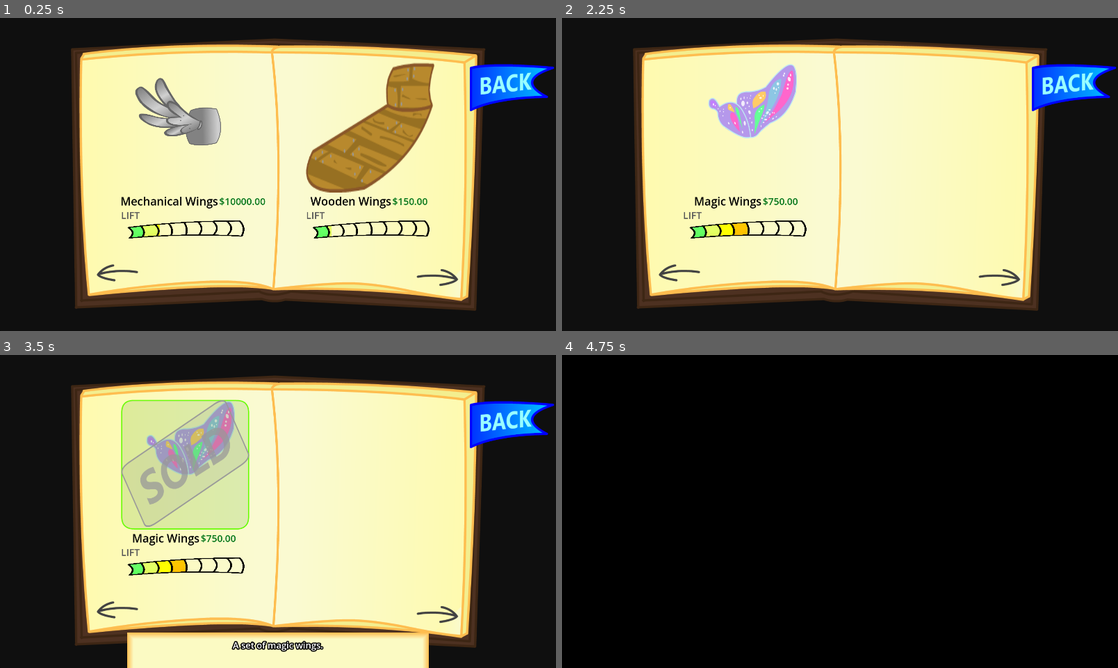
Above: before the commit, frames 1-4 (two rows, left to right).
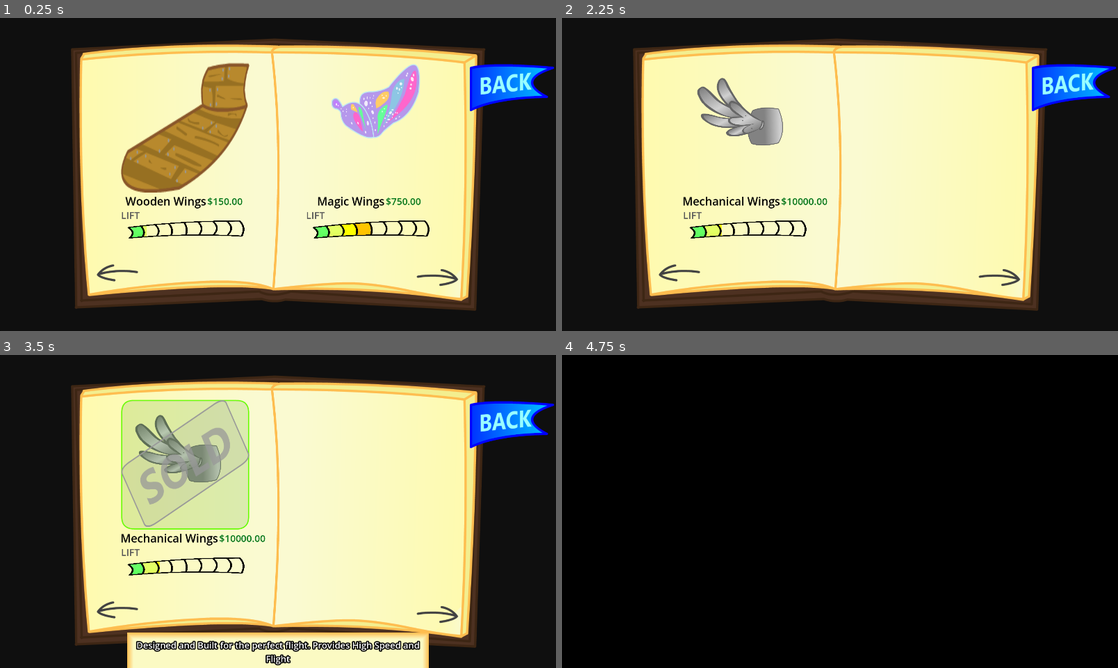
Above: after the commit, the same moments.

Repository: 100-Devs-1-Game/FlightOfHarmony
Game: Godot game, scene res://shop/upgrade_book/upgrade_book.tscn
The game is run twice, just before and just after one commit, with the same random seed, the same clock (stepped at 60 frames per second) and the same inputs.
Inputs (mouse positions are in pixels of both pictures, inside the frame that each line leads up to):
- Up to frame 1 (0.25 s): no input
- Up to frame 2 (2.25 s): click (1001, 277) at 0.5 s; click (1001, 277) at 1.25 s; click (678, 271) at 2 s
- Up to frame 3 (3.5 s): click (183, 464) at 2.75 s
- Up to frame 4 (4.75 s): click (1073, 423) at 3.5 s; tap Enter at 4.25 s; move the mouse to (962, 495) at 4.27 s; hold D (rotate_right) from 4.28 s (still down); hold Space (propulsion) from 4.28 s (still down)

The runs differ from the first frame. In frame 1, 12% of the frame differs, in the area x 21-79%, y 14-70%; in frame 2, 3.2%; in frame 3, 4.1%; in frame 4, nothing differs.

Commit message:
Fix resource loading and sort by cost

Diff:
--- a/src/global/global.gd
+++ b/src/global/global.gd
@@ -1,4 +1,6 @@
 extends Node
+
+signal money_changed(balance: int)
 
 const GLIDER_UPGRADES_DIR= "res://shop/upgrades/gliders/"
 const PROPULSION_UPGRADES_DIR= "res://shop/upgrades/propulsion/"
@@ -8,10 +10,10 @@
 var propulsion_upgrades: Array[PonyUpgrade]
 var body_upgrades: Array[PonyUpgrade]
 
-signal money_changed(balance: int)
-
 var starting_money: int = 22200
 var money: int = 0
+
+
 
 func _ready() -> void:
 	load_upgrades(GLIDER_UPGRADES_DIR, glider_upgrades)
@@ -22,23 +24,14 @@
 	money = int(SettingsManager.get_money(starting_money))
 	emit_signal("money_changed")
 
+
 func load_upgrades(dir: String, arr: Array[PonyUpgrade]) -> void:
-	var da = DirAccess.open(dir)
-	if da == null:
-		push_error("Could not open directory: %s" % dir)
-		return
-
-	da.list_dir_begin()
-	var file_name := da.get_next()
-	while file_name != "":
-		# skip dotfiles and the "scenes" folder
-		if !da.current_is_dir() and file_name != "scenes":
-			var path = dir.path_join(file_name)
-			var res = load(path)
-			if res != null:
-				arr.append(res)
-		file_name = da.get_next()
-	da.list_dir_end()
+	for file in ResourceLoader.list_directory(dir):
+		if not file.ends_with("tres"):
+			continue
+		arr.append(load(dir + "/" + file))
+	arr.sort_custom(func(a: PonyUpgrade, b: PonyUpgrade):
+		return a.cost < b.cost )
 
 
 ## Adds currency to current amount
@@ -50,6 +43,7 @@
 	SettingsManager.set_money(money)
 	SettingsManager.save_game()
 
+
 ## Overwrites previous currency with new amount
 func set_currency(amount: int) -> void:
 	money = max(0, amount)
@@ -57,9 +51,11 @@
 	SettingsManager.set_money(money)
 	SettingsManager.save_game()
 
+
 ## Checks if theres enough money to buy it
 func can_afford(cost: int) -> bool:
 	return money >= cost
+
 
 ## Tries to buy it, whatever it would be
 func try_spend(cost: int) -> bool:
